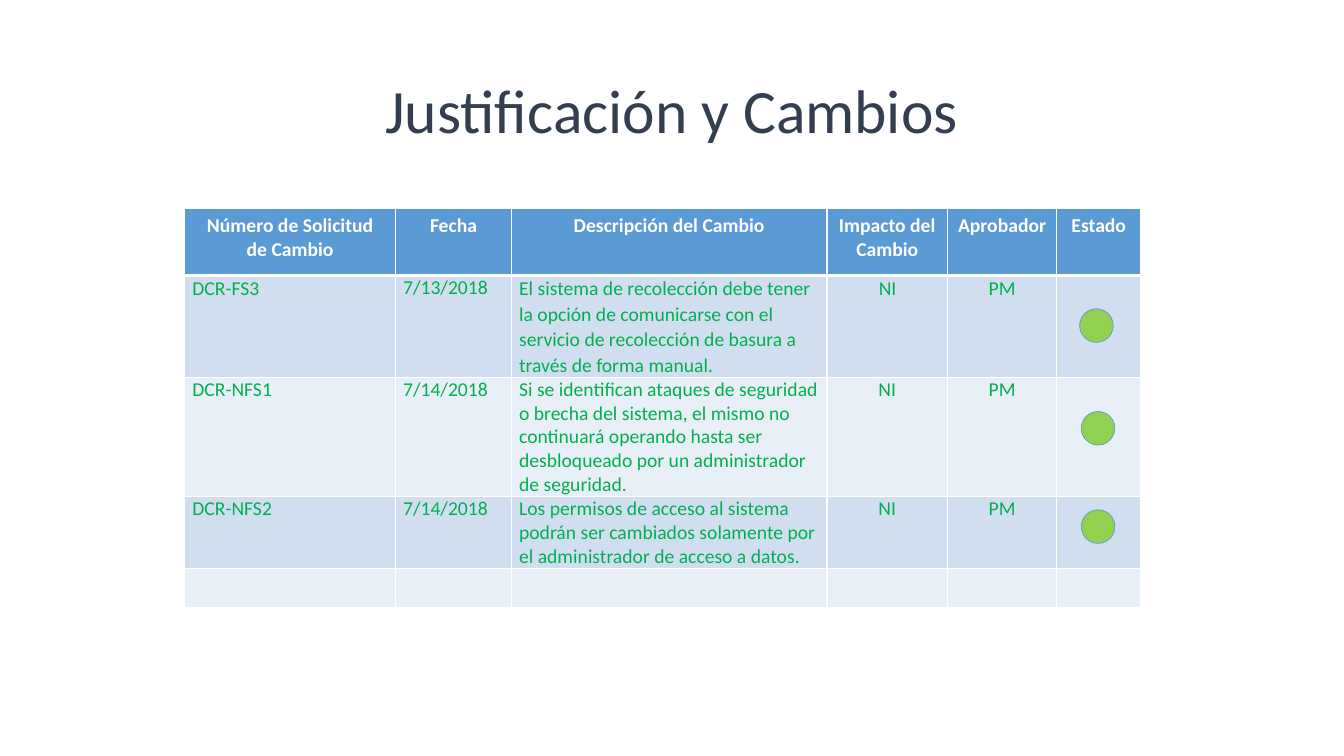
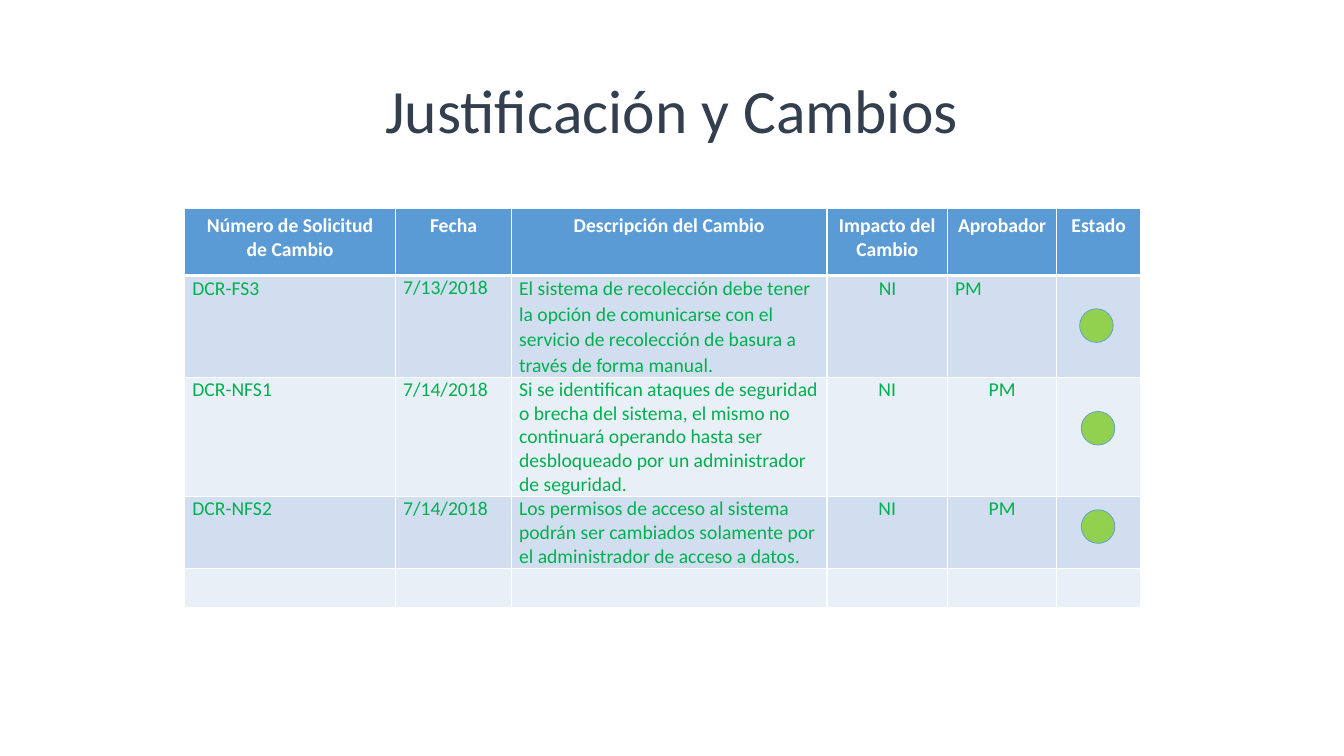
Before and after one commit to Juaninmejia/SistemaDeRecoleccionDeBasuraInteligente, a slide deck: slide 7 of Monitoreo y Control.pptx (slide 8 before the commit). Drawn at 1344x756 pixels with LibreOffice and Linux fonts; fonts in the diff are those of the drawing. Boxes give left, top, right and bottom in pixels: in the first picture for what was removed or moved away, otherwise in the second. Text is boxed around its words. In the diff, an @@ line names an element or a change of style, - is before the commit and + after.

```diff
--- a/Monitoreo y Control.pptx
+++ b/Monitoreo y Control.pptx
@@ table at box(185, 209, 1140, 603) @@
@@ alignment centre to left @@
```
Also in this commit, not shown: 1 other slide changed, 2 slides removed.
